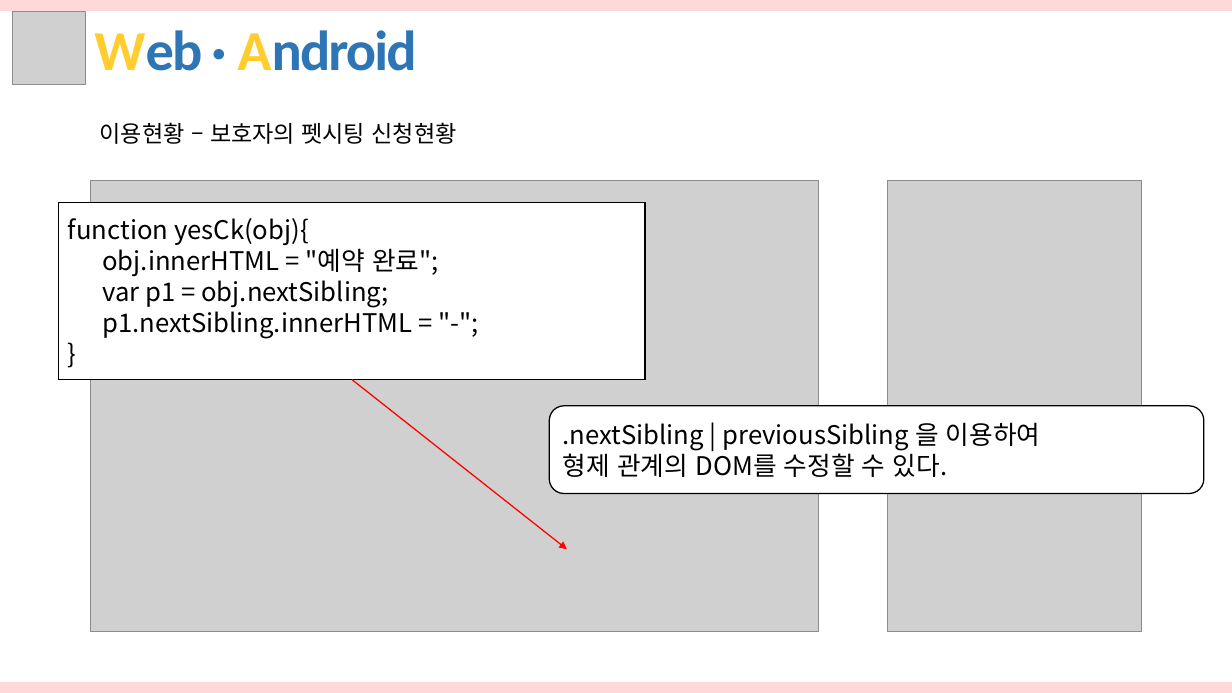
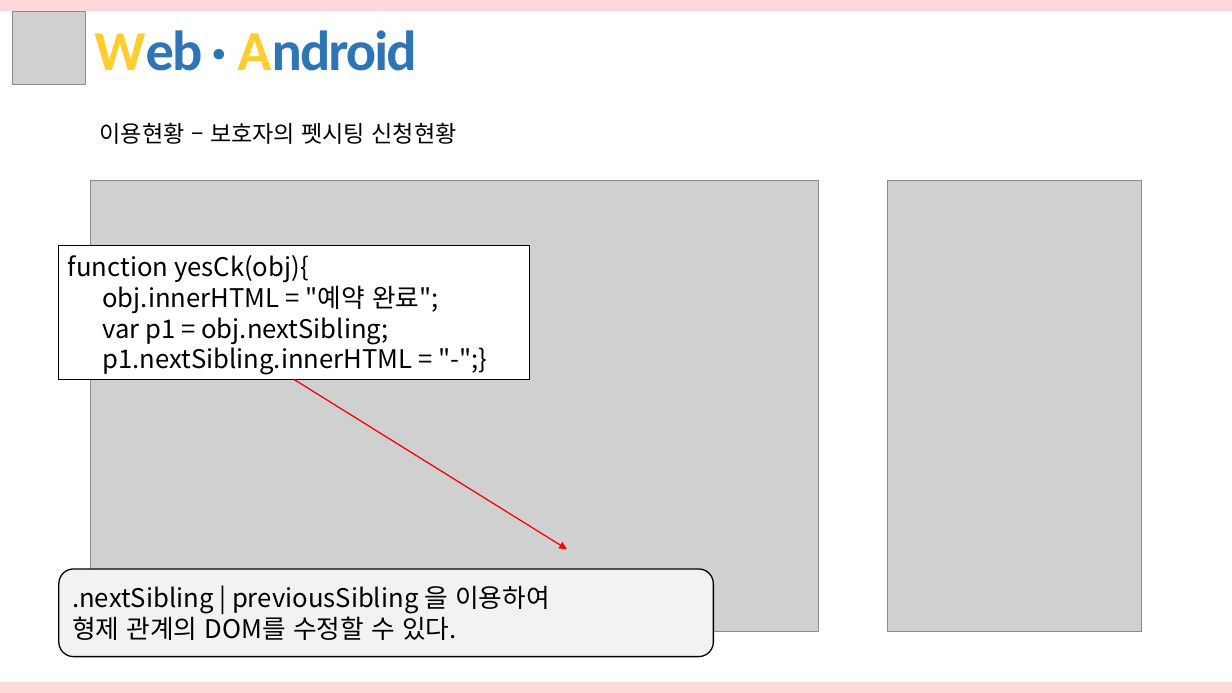
Before and after one commit to hhsw07/ezen-academy-projects, a slide deck: slide 8 of WebContent/hsw/3조 화면구현_hsw.pptx. Drawn at 1232x693 pixels with LibreOffice and Linux fonts; fonts in the diff are those of the drawing; grey boxes stand for pictures. Boxes give left, top, right and bottom in pixels: in the first picture for what was removed or moved away, otherwise in the second. Text is boxed around its words. In the diff, an @@ line names an element or a change of style, - is before the commit and + after.

```diff
--- a/WebContent/hsw/3조 화면구현_hsw.pptx
+++ b/WebContent/hsw/3조 화면구현_hsw.pptx
@@ rectangle "function yesCk(obj){": place and size @@
-rectangle "function yesCk(obj){" at <box>59,203,646,380</box>
+rectangle "function yesCk(obj){" at <box>59,246,531,380</box>
@@ text in rectangle at <box>102,342,412,375</box>: text changed @@
-p1.nextSibling.innerHTML = "-";
-}
+p1.nextSibling.innerHTML = "-";}
@@ arrow moved from (352, 380) - (567, 549) to (294, 380) - (567, 549) @@
@@ rounded rectangle ".nextSibling | previousSibling 을 이용하여": place and size @@
-rounded rectangle ".nextSibling | previousSibling 을 이용하여" at <box>549,406,1203,494</box>
+rounded rectangle ".nextSibling | previousSibling 을 이용하여" at <box>59,569,714,657</box>
@@ rounded rectangle ".nextSibling | previousSibling 을 이용하여" at <box>59,569,714,657</box>: fill #FFFFFF to #F2F2F2 @@
```
Also in this commit, not shown: 8 other slides changed, 10 other files.
